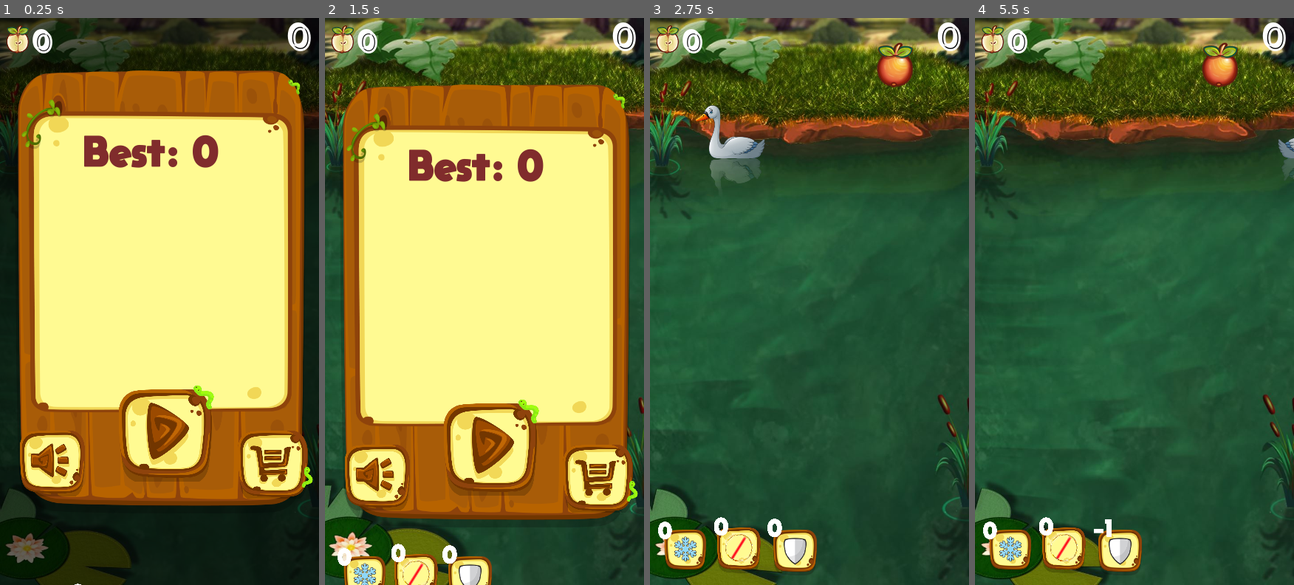
Above: before the commit, frames 1-4 (left to right).
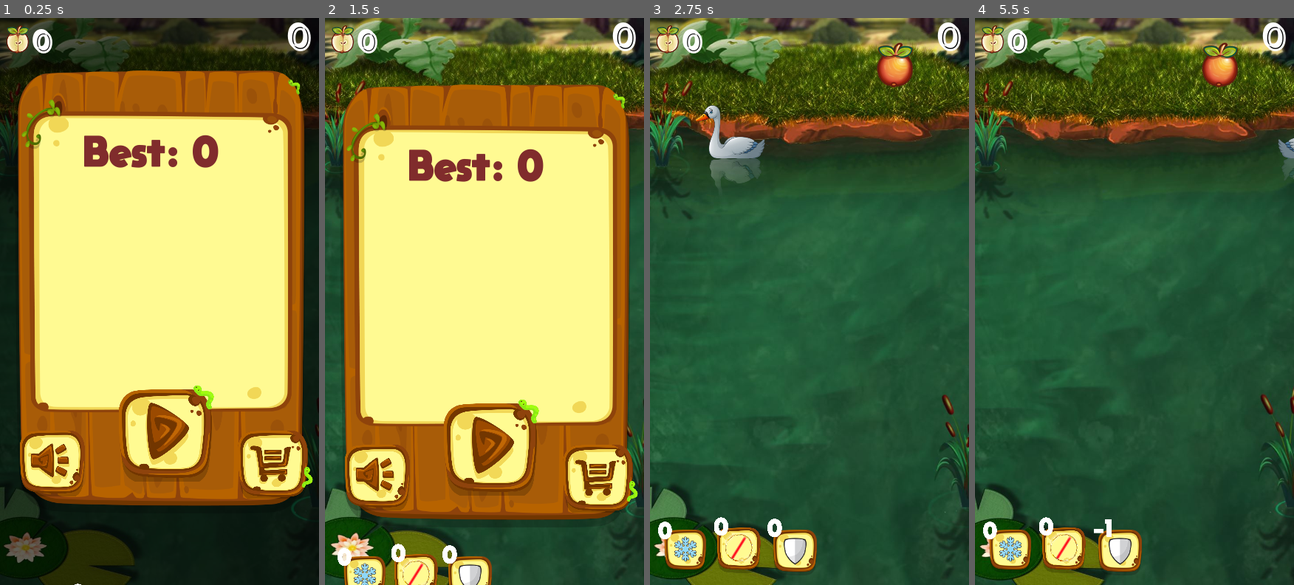
Above: after the commit, the same moments.

Repository: BotibaGameDev/Duck
Game: Godot game, scene res://stages/gameStage.tscn
The game is run twice, just before and just after one commit, with the same random seed, the same clock (stepped at 60 frames per second) and the same inputs.
Inputs (mouse positions are in pixels of both pictures, inside the frame that each line leads up to):
- Up to frame 1 (0.25 s): no input
- Up to frame 2 (1.5 s): click (490, 437) at 0.5 s; click (490, 431) at 1.25 s
- Up to frame 3 (2.75 s): click "0" at 2 s
- Up to frame 4 (5.5 s): click "0" at 2.75 s; click "0" at 3.5 s; click "-1" at 4.25 s; click "0" at 5 s

The runs differ from the first frame. In frame 1, 0.6% of the frame differs, in the area x 0-100%, y 0-100%; in frame 2, 2.1%; in frame 3, 2.9%; in frame 4, 3.5%.

Commit message:
g

Diff:
--- a/stages/gameStage.tscn
+++ b/stages/gameStage.tscn
@@ -215,7 +215,7 @@
 editor/display_folded = true
 scale = Vector2( 0.199901, 0.199901 )
 z_index = -4
-frame = 8
+frame = 124
 
 [node name="Fading" type="AnimationPlayer" parent="background/Swamp"]
 anims/Fade = SubResource( 1 )
